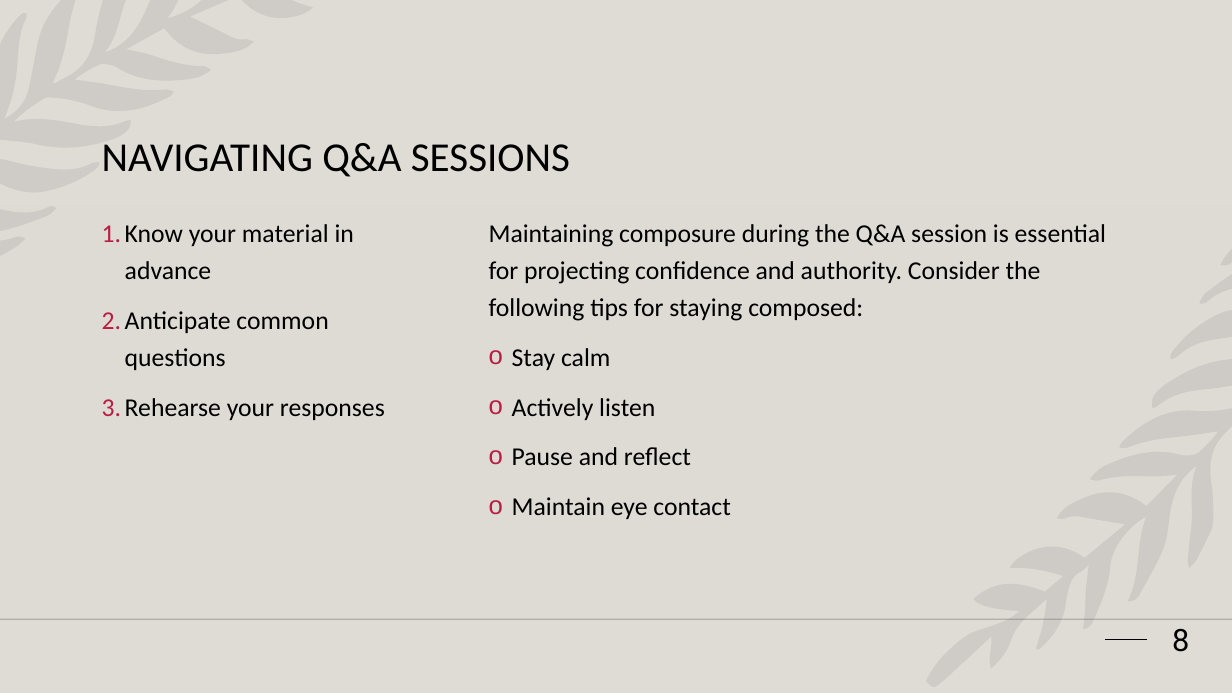
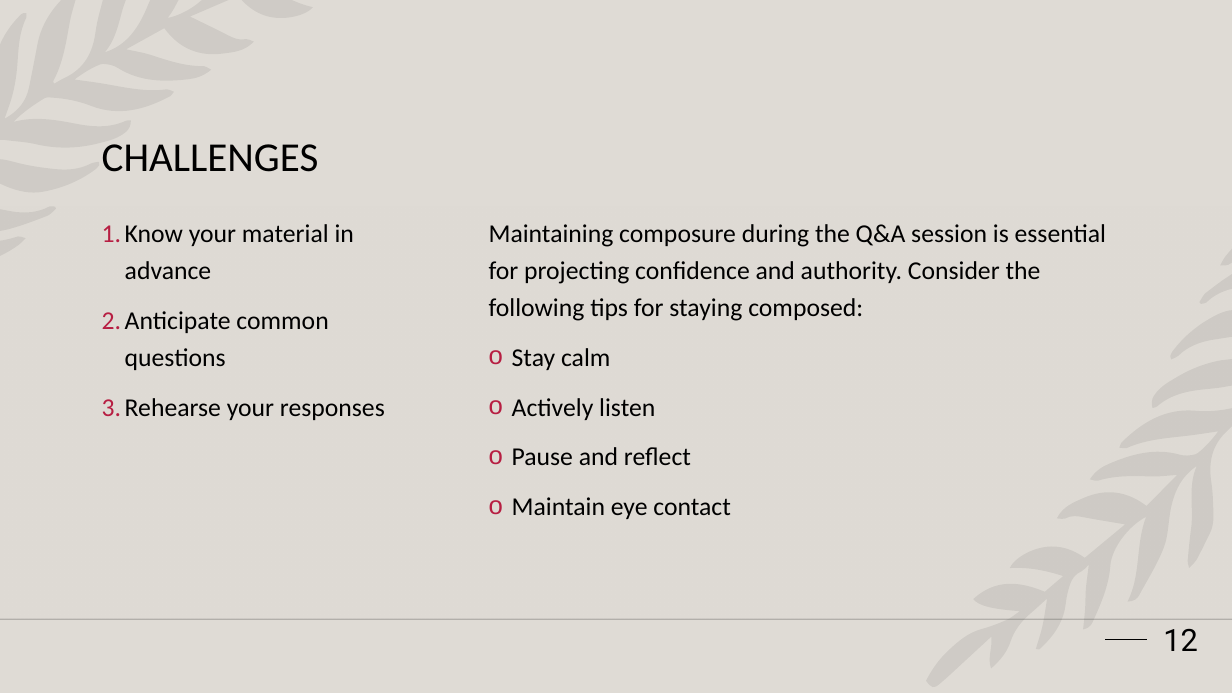
Before and after one commit to seli-hom/Unix-Final, a slide deck: slide 12 of Unix Presentation.pptx (slide 8 before the commit). Drawn at 1232x693 pixels with LibreOffice and Linux fonts; fonts in the diff are those of the drawing; background and template pictures are left out. Boxes give left, top, right and bottom in pixels: in the first picture for what was removed or moved away, otherwise in the second. Text is boxed around its words. In the diff, an @@ line names an element or a change of style, - is before the commit and + after.

```diff
--- a/Unix Presentation.pptx
+++ b/Unix Presentation.pptx
@@ title at bbox=[102, 144, 319, 172]: text changed @@
-NAVIGATING Q&A SESSIONS
+CHALLENGES
@@ page number at bbox=[1163, 629, 1198, 651]: text changed @@
-8
+12
```
Also in this commit, not shown: 2 other slides changed, 12 slides added, 5 slides removed.
